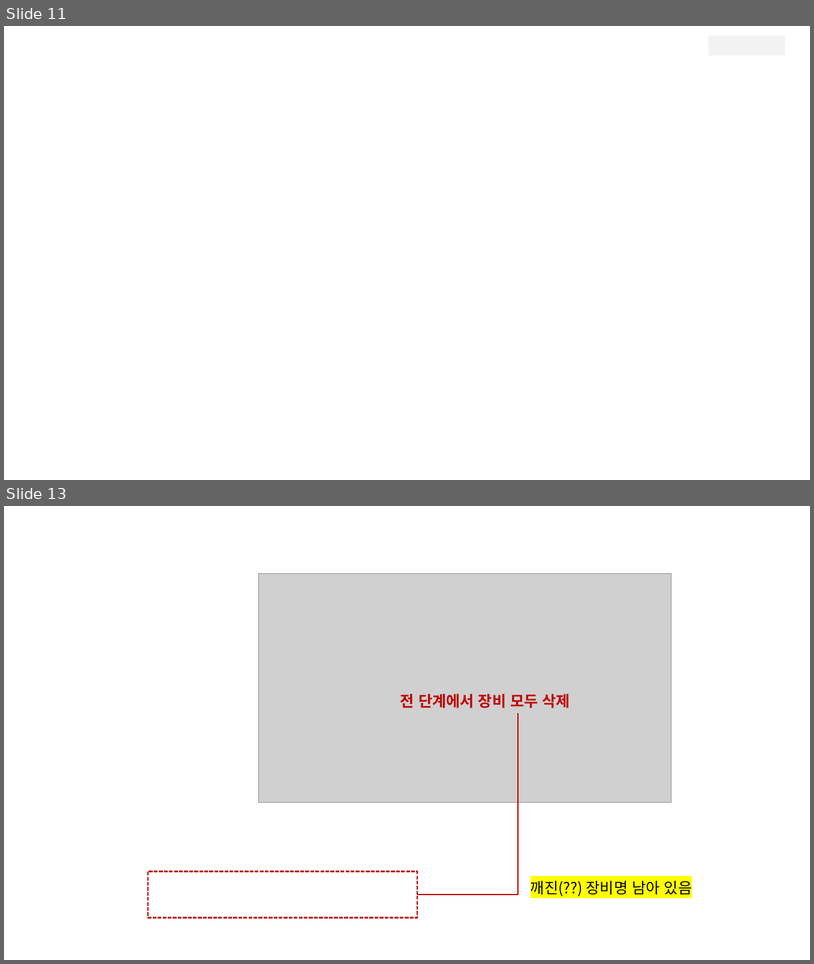
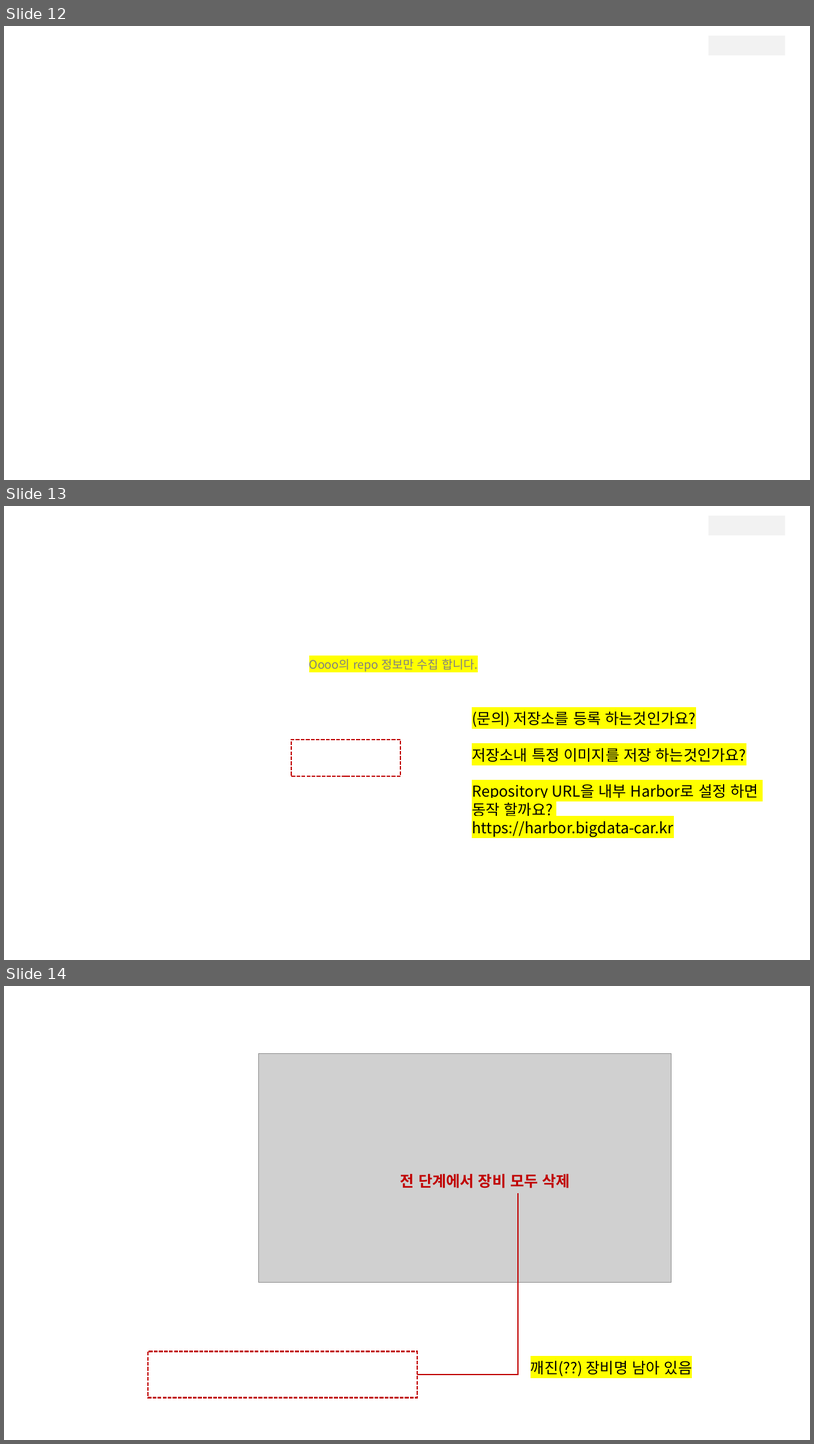
Before and after one commit to bigdata-car/kadap-manual, a slide deck: assets/06-dataspace/image.pptx. Shown one above the other, each under a label of ours: slides 11 and 13 before the commit, slides 12, 13 and 14 after it; the slides between them are not shown. The pictures are 814x964 and 814x1444 pixels, drawn with LibreOffice and Linux fonts; fonts in the diff are those of the drawing; grey boxes stand for pictures; background and template pictures are left out. Boxes give left, top, right and bottom in pixels: in the first picture for what was removed or moved away, otherwise in the second. Text is boxed around its words. In the diff, an @@ line names an element or a change of style, - is before the commit and + after.

```diff
--- a/assets/06-dataspace/image.pptx
+++ b/assets/06-dataspace/image.pptx
@@ slide 13 added at (4, 506, 810, 960), background picture (left out) @@
@@ rectangle added at (709, 516, 786, 535), fill #F2F2F2 @@
@@ rectangle added at (297, 657, 491, 671), fill #FFFFFF, 14 pt, text #808080 @@
+Oooo의 repo 정보만 수집 합니다.
@@ text added at (472, 711, 758, 837), 18 pt, text #000000 @@
+(문의) 저장소를 등록 하는것인가요?
+저장소내 특정 이미지를 저장 하는것인가요?
+Repository URL을 내부 Harbor로 설정 하면 동작 할까요?
+https://harbor.bigdata-car.kr
@@ rectangle added at (291, 739, 401, 776), outline #C00000 1.5 pt dashed @@
@@ what was slide 11 is now slide 12 @@
@@ what was slide 13 is now slide 14 @@
```
Also in this commit, not shown: 1 slide changed, 7 other slides added, 1 slide removed.
